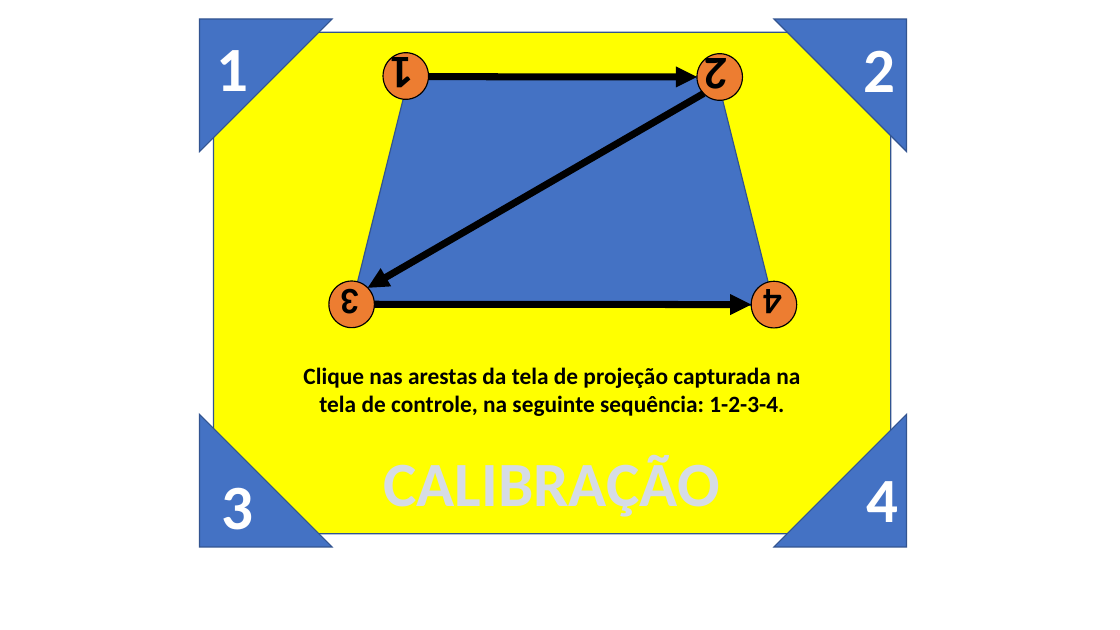
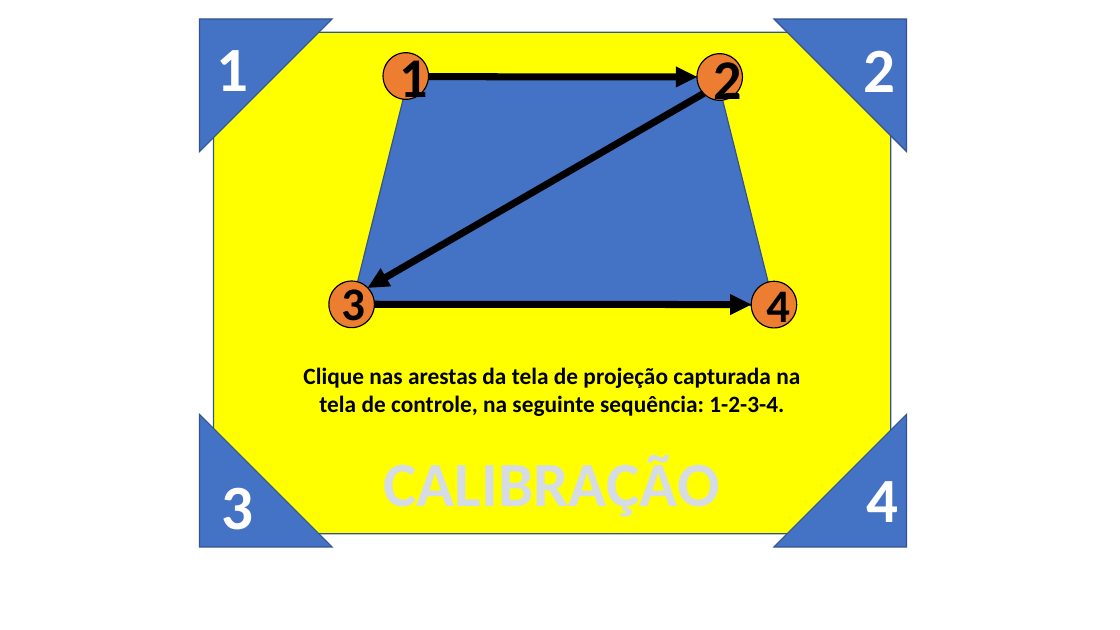
Before and after one commit to luisEduardoBet/T-TEA2.0, a slide deck: slide 4 of Source/Assets/Repetea_Figuras/Avisos.pptx. Drawn at 1120x630 pixels with LibreOffice and Linux fonts; fonts in the diff are those of the drawing. Boxes give left, top, right and bottom in pixels: in the first picture for what was removed or moved away, otherwise in the second. Text is boxed around its words. In the diff, an @@ line names an element or a change of style, - is before the commit and + after.

```diff
--- a/Source/Assets/Repetea_Figuras/Avisos.pptx
+++ b/Source/Assets/Repetea_Figuras/Avisos.pptx
@@ text in ellipse at box(390, 50, 414, 101): text removed @@
-1
@@ text added at box(399, 50, 427, 110), 48 pt, text #000000, bold @@
+1
@@ text in ellipse at box(704, 51, 728, 102): text removed @@
-2
@@ text added at box(713, 52, 741, 112), 48 pt, text #000000, bold @@
+2
@@ text in ellipse at box(341, 283, 360, 314): text removed @@
-3
@@ text added at box(341, 281, 365, 332), 40 pt, text #000000, bold @@
+3
@@ text in ellipse at box(763, 284, 782, 325): text removed @@
-4
@@ text added at box(766, 283, 790, 334), 40 pt, text #000000, bold @@
+4
```
Also in this commit, not shown: 1 slide added.
